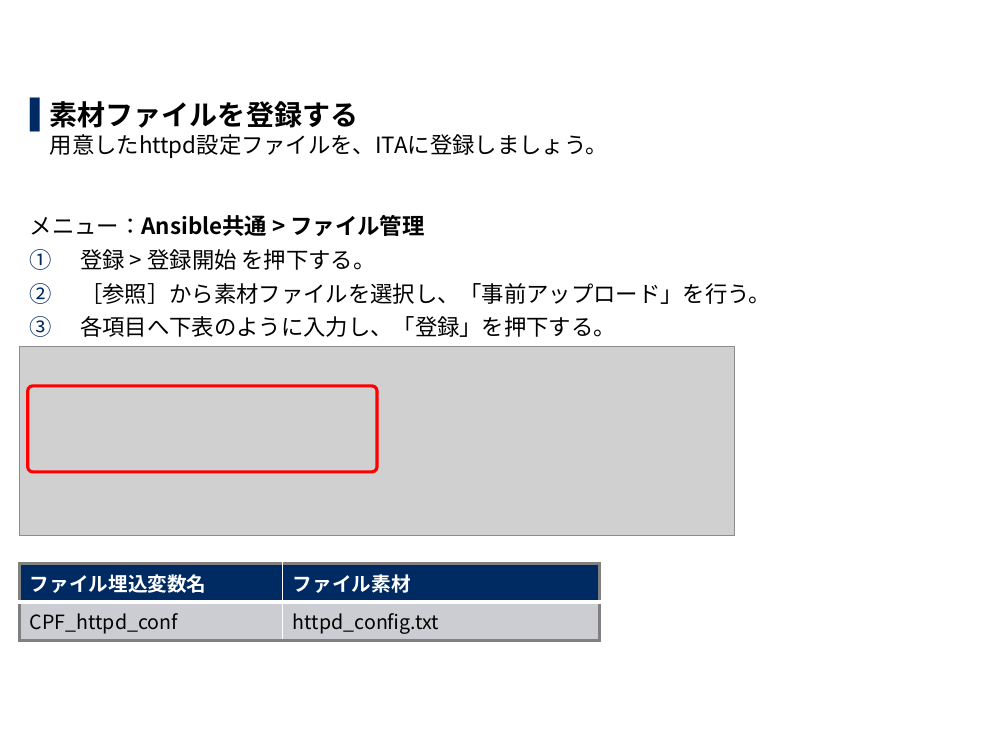
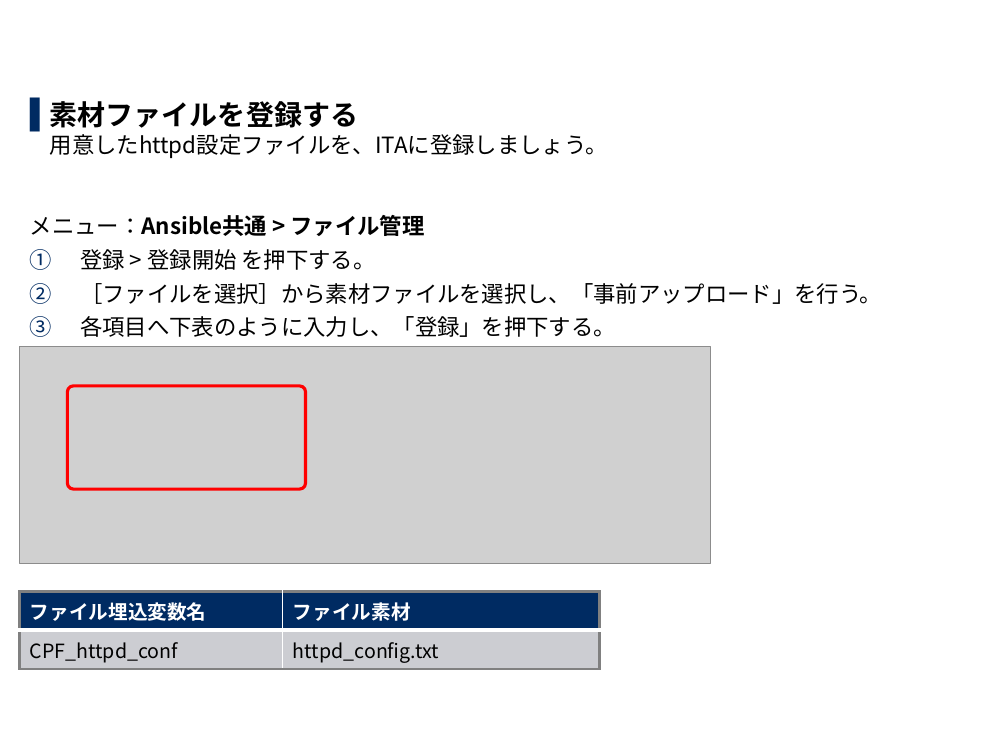
Before and after one commit to exastro-suite/it-automation-docs, a slide deck: slide 12 of asset/Learn_ja/ITA-Ansible-Driver_ja_practice.pptx. Drawn at 1008x756 pixels with LibreOffice and Linux fonts; fonts in the diff are those of the drawing; grey boxes stand for pictures; background and template pictures are left out. Boxes give left, top, right and bottom in pixels: in the first picture for what was removed or moved away, otherwise in the second. Text is boxed around its words. In the diff, an @@ line names an element or a change of style, - is before the commit and + after.

```diff
--- a/asset/Learn_ja/ITA-Ansible-Driver_ja_practice.pptx
+++ b/asset/Learn_ja/ITA-Ansible-Driver_ja_practice.pptx
@@ text at (x1=80, y1=283, x2=882, y2=304): text changed @@
-2. ［参照］から素材ファイルを選択し、「事前アップロード」を行う。
+2. ［ファイルを選択］から素材ファイルを選択し、「事前アップロード」を行う。
@@ picture resized from (x1=20, y1=346, x2=735, y2=535) to (x1=20, y1=346, x2=711, y2=563) @@
@@ rounded rectangle resized from (x1=28, y1=386, x2=378, y2=472) to (x1=68, y1=386, x2=305, y2=489) @@
@@ table moved from (x1=20, y1=563, x2=600, y2=638) to (x1=20, y1=592, x2=600, y2=667) @@
```
Also in this commit, not shown: 35 other slides changed, 1 other file.
